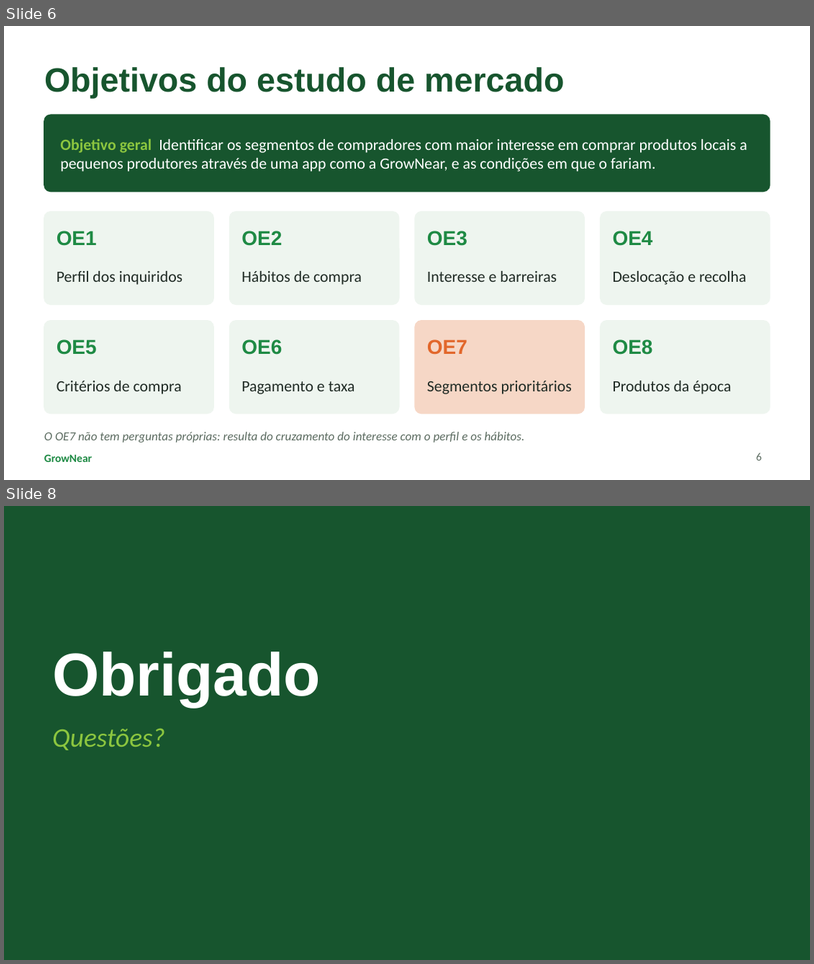
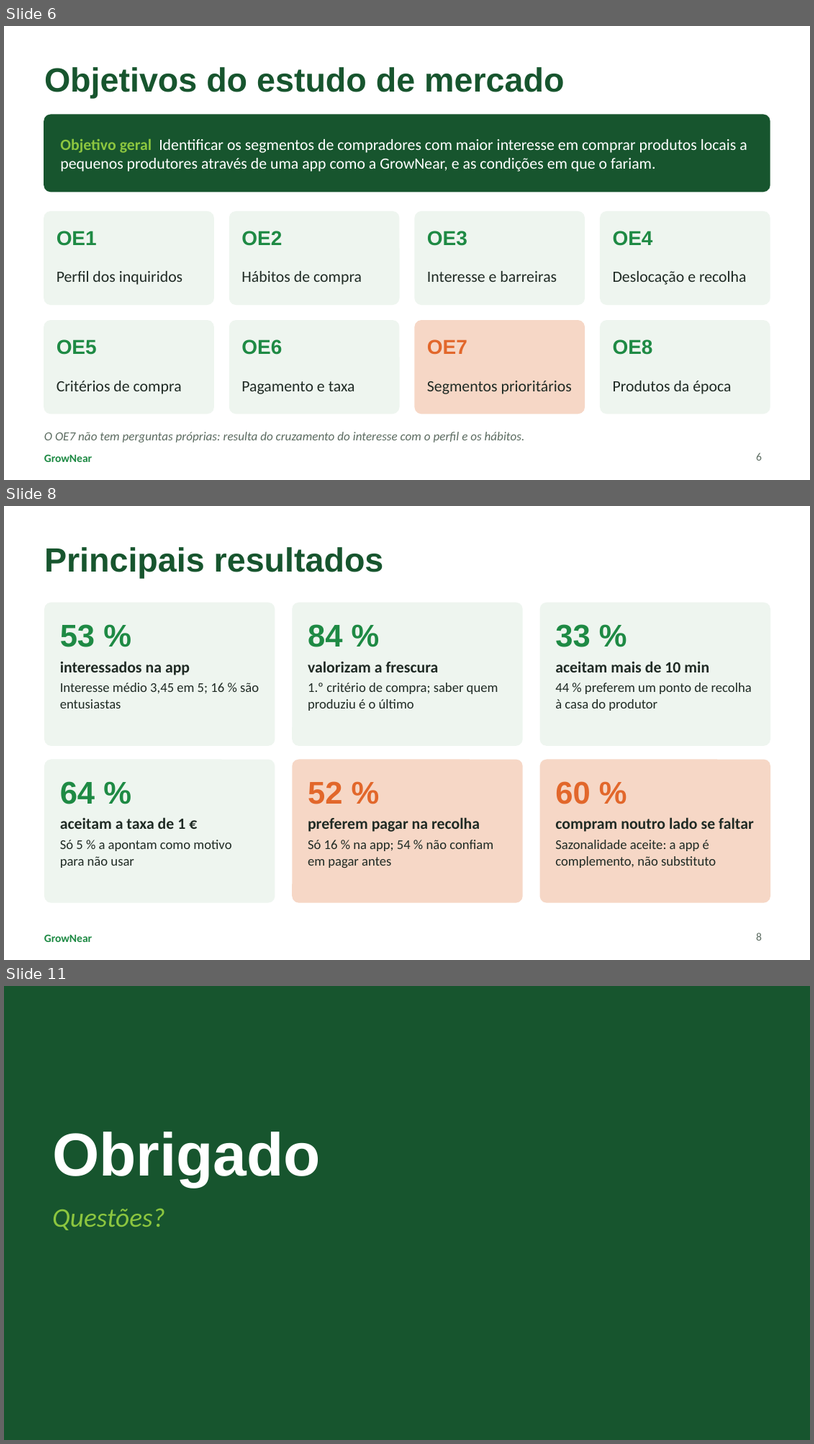
Before and after one commit to tteixeira30/INOVEL-2026, a slide deck: Files/GrowNear_Apresentacao.pptx. Shown one above the other, each under a label of ours: slides 6 and 8 before the commit, slides 6, 8 and 11 after it; the slides between them are not shown. The pictures are 814x964 and 814x1444 pixels, drawn with LibreOffice and Linux fonts; fonts in the diff are those of the drawing. Boxes give left, top, right and bottom in pixels: in the first picture for what was removed or moved away, otherwise in the second. Text is boxed around its words. In the diff, an @@ line names an element or a change of style, - is before the commit and + after.

```diff
--- a/Files/GrowNear_Apresentacao.pptx
+++ b/Files/GrowNear_Apresentacao.pptx
@@ slide 8 added at [4,506,810,960], background #FFFFFF; not listed: 1 template element that a slide beside it also shows @@
@@ title added at [44,547,384,578], 30 pt, text #17552E, bold @@
+Principais resultados
@@ rounded rectangle added at [44,602,275,746], fill #EEF5EF @@
@@ rounded rectangle added at [292,602,522,746], fill #EEF5EF @@
@@ rounded rectangle added at [540,602,771,746], fill #EEF5EF @@
@@ text added at [60,624,259,708], 12 pt, text #1F2A24 @@
+53 %
+interessados na app
+Interesse médio 3,45 em 5; 16 % são entusiastas
@@ text added at [308,624,499,710], 12 pt, text #1F2A24 @@
+84 %
+valorizam a frescura
+1.º critério de compra; saber quem produziu é o último
@@ text added at [556,624,752,710], 12 pt, text #1F2A24 @@
+33 %
+aceitam mais de 10 min
+44 % preferem um ponto de recolha à casa do produtor
@@ rounded rectangle added at [44,759,275,903], fill #EEF5EF @@
@@ rounded rectangle added at [292,759,522,903], fill #F6D7C6 @@
@@ rounded rectangle added at [540,759,771,903], fill #F6D7C6 @@
@@ text added at [60,781,232,867], 12 pt, text #1F2A24 @@
+64 %
+aceitam a taxa de 1 €
+Só 5 % a apontam como motivo para não usar
@@ text added at [308,781,494,867], 12 pt, text #1F2A24 @@
+52 %
+preferem pagar na recolha
+Só 16 % na app; 54 % não confiam em pagar antes
@@ text added at [556,781,754,867], 12 pt, text #1F2A24 @@
+60 %
+compram noutro lado se faltar
+Sazonalidade aceite: a app é complemento, não substituto
@@ page number added at [756,932,762,940], 10 pt, text #5B6B60 @@
+8
@@ what was slide 8 is now slide 11 @@
```
Also in this commit, not shown: 2 slides changed, 2 other slides added, 5 other files.
